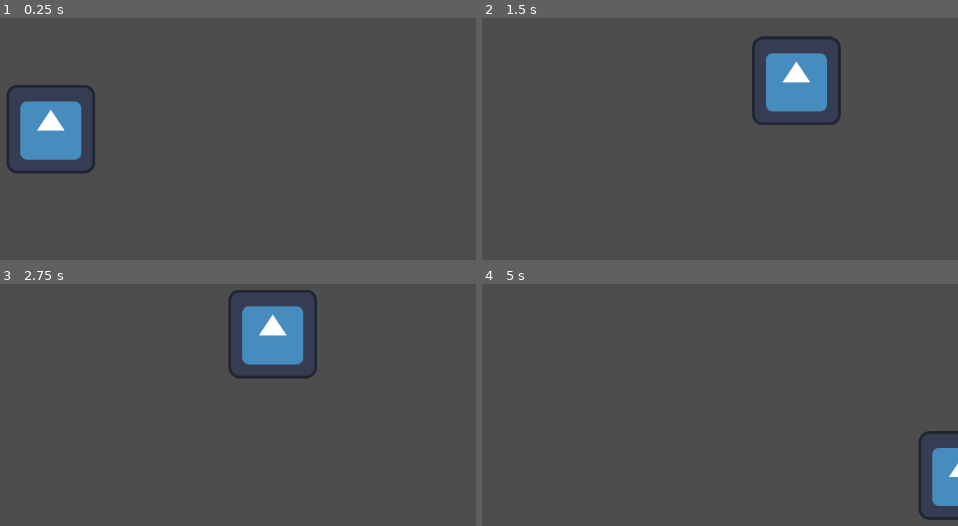
Above: before the commit, frames 1-4 (two rows, left to right).
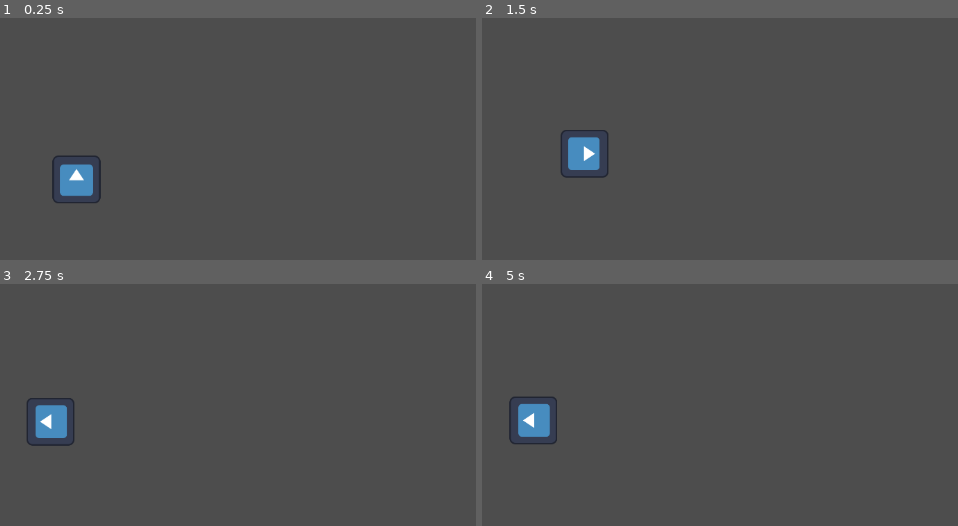
Above: after the commit, the same moments.

Repository: GuillaumeSamson1947104/GameJam36-10
Game: Godot game, scene res://Scenes/Level/main.tscn
Same seed, same stepped clock (60 frames per second), same inputs: the game is played once before the commit and once after it. The project has no main scene, so this scene is started directly. The engine's default icon, where the game draws it, is replaced by a stand-in: a white triangle on a blue panel in a dark square.
Inputs:
- Up to frame 1 (0.25 s): no input
- Up to frame 2 (1.5 s): tap Enter (ui_accept) at 0.5 s; hold D (move_right) from 0.53 s (still down); tap Space (jump) at 0.6, 0.77, 1.07, 1.35 s
- Up to frame 3 (2.75 s): tap Space (jump) at 1.52, 1.82, 2.1 s; release D (move_right) at 2.03 s; hold A (move_left) from 2.03 s (still down)
- Up to frame 4 (5 s): release A (move_left) at 2.78 s; hold D (move_right) 2.78-4.28 s; tap Space (jump) at 2.85, 3.02, 3.32, 3.6, 3.77, 4.07, 4.35, 4.52, 4.82 s; hold A (move_left) from 4.28 s (still down)

The runs differ from the first frame. In frame 1, 5.1% of the frame differs, in the area x 1-22%, y 27-77%; in frame 2, 5.2%; in frame 3, 5.2%, in the area x 5-67%, y 2-67%; in frame 4, 2.9%.

Commit message:
new movement

Diff:
--- a/gj/Scenes/Level/main.tscn
+++ b/gj/Scenes/Level/main.tscn
@@ -17,3 +17,8 @@
 
 [node name="Node2D" parent="Level" instance=ExtResource("1_dei8l")]
 floor_constant_speed = true
+
+[node name="Camera2D" type="Camera2D" parent="Level/Node2D"]
+zoom = Vector2(0.54, 0.54)
+limit_smoothed = true
+position_smoothing_enabled = true
--- a/gj/Scenes/Player/node_2d.gd
+++ b/gj/Scenes/Player/node_2d.gd
@@ -1,45 +1,65 @@
 extends CharacterBody2D
 @export var jumpspeed : float = -600
 @export var speed : float = 400
-const  GRAVITY = 900
+const  GRAVITY = 3000
 var start_timer
+var total_time
+var player_direction
+func _process(delta):
+	inputs()
+	print(player_direction)
+	calculate_jump()
+	#print(rotation_degrees)
+	if !is_on_floor():
+		velocity.y += GRAVITY * delta
 
-func _physics_process(delta):
+
+	move_and_slide()
+
+func calculate_jump():
+	if is_on_floor():
+
+		if Input.is_action_just_pressed("jump"):
+			start_timer = Time.get_ticks_msec()
+
+		if Input.is_action_just_released("jump"):
+			var end_timer = Time.get_ticks_msec()
+
+			total_time = start_timer - end_timer
+			var jump_strength = clamp(total_time, -3000, -200)
+
+			velocity.y = jump_strength
+
+			if player_direction == 1:
+				velocity.x = jump_strength * -1
+			elif player_direction == -1:
+				velocity.x = jump_strength * 1
+			else:
+				velocity.x = 0
+
+
+	#var jump_strength = clamp(total_time, 200, 2000)
+
+	#velocity = jump_strength
+
+func _unhandled_input(event):
+	pass
+	#inputs(event)
+
+func inputs():
+
 	var direction = Input.get_axis("move_left","move_right")
-
+	if direction != 0:
+		player_direction = direction
+	# MOVEMENT
 	if direction:
 		velocity.x = direction * speed
 
-	else:
+	elif is_on_floor():
 		velocity.x = 0
 
-	if !is_on_floor():
-		velocity.y += GRAVITY * delta
-
-	if Input.is_action_just_pressed("jump"):
-		if is_on_floor():
-			velocity.y = jumpspeed
-
-		else:
-			pass
-
-	move_and_slide()
-
-
-func calculate_jump():
-	if Input.is_action_just_pressed("jump"):
-		start_timer.get_ticks_msec()
-
-	if Input.is_action_just_released("jump"):
-		var end_timer
-		#end_time.get_ticks_msec()
-		var total_time = end_timer - start_timer
-		print(total_time)
-
-func _unhandled_input(event):
-	inputs(event)
-
-
-func inputs(event):
-	if Input.is_action_just_pressed("jump"):
-		print("jump")
+	# ROTATION
+	if direction == 1:
+		rotation_degrees = 90
+	if direction == -1:
+		rotation_degrees = -90
